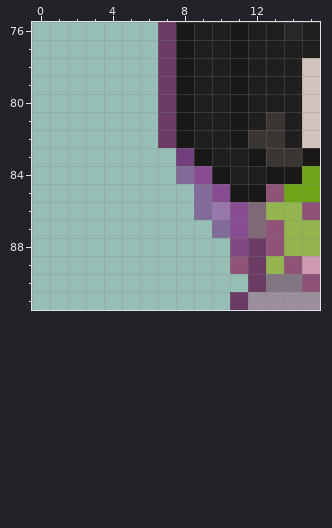
One commit to this pixel-art file: Assets/_Project/Sprites/Player/girl-fantasy-walk.aseprite. Above: the version before the commit.
128x128 pixels, 1 frame. Colours within 5 levels of each other are drawn and written as one. Shown: x 0..15, y 76..91. The commit also changed other parts of the picture, which this record leaves out.
After:
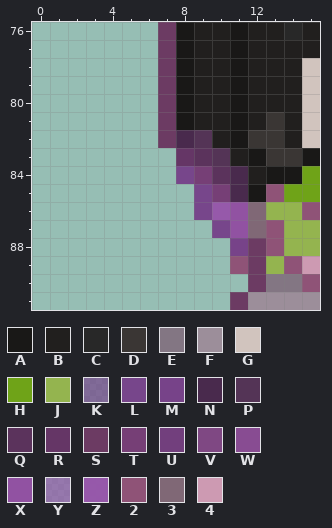
Palette (. is transparent): A #191817  B #211f1e  C #282828  D #3a3634  E #837683  F #9c8e9a  G #d1c4be  H #6fa318  J #94b44f  K #76428aab  L #76428af6  M #774389  N #492a4d  P #543456  Q #5b335c  R #653666  S #6c3b63  T #763f76  U #723f7d  V #7f4883  W #884c92  X #9152a2  Y #9655aaab  Z #9655aaf6  2 #8f5377  3 #806876  4 #cd9ab2
What changed:
@@ x 6..13 @@
 81 .SABBABD
-82 .SABBADD
-83 ..UABBAD
-84 ..KWABBA
-85 ...KWAA2
-86 ...KYW3J
-87 ....KW32
-88 .....VS2
+82 .SNPBADD
+83 ..RQPBAD
+84 ..LTQNBA
+85 ...LTNA2
+86 ...LZX3J
+87 ....LX32
+88 .....MS2
 89 .....2SJ
Pixel boxes of the changes (left, top, right, bottom) in both pictures:
changed: (176, 130, 248, 256)
